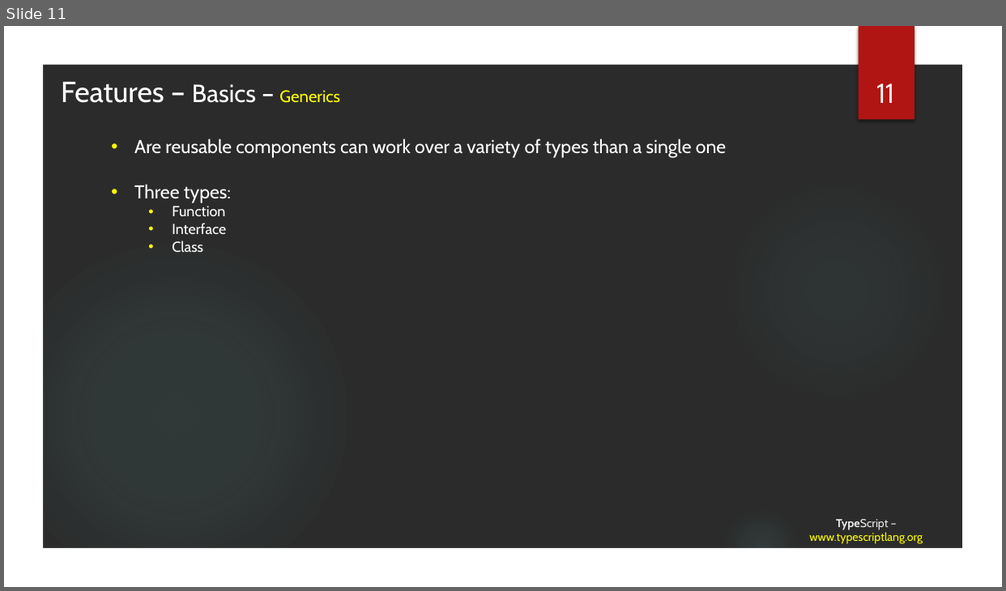
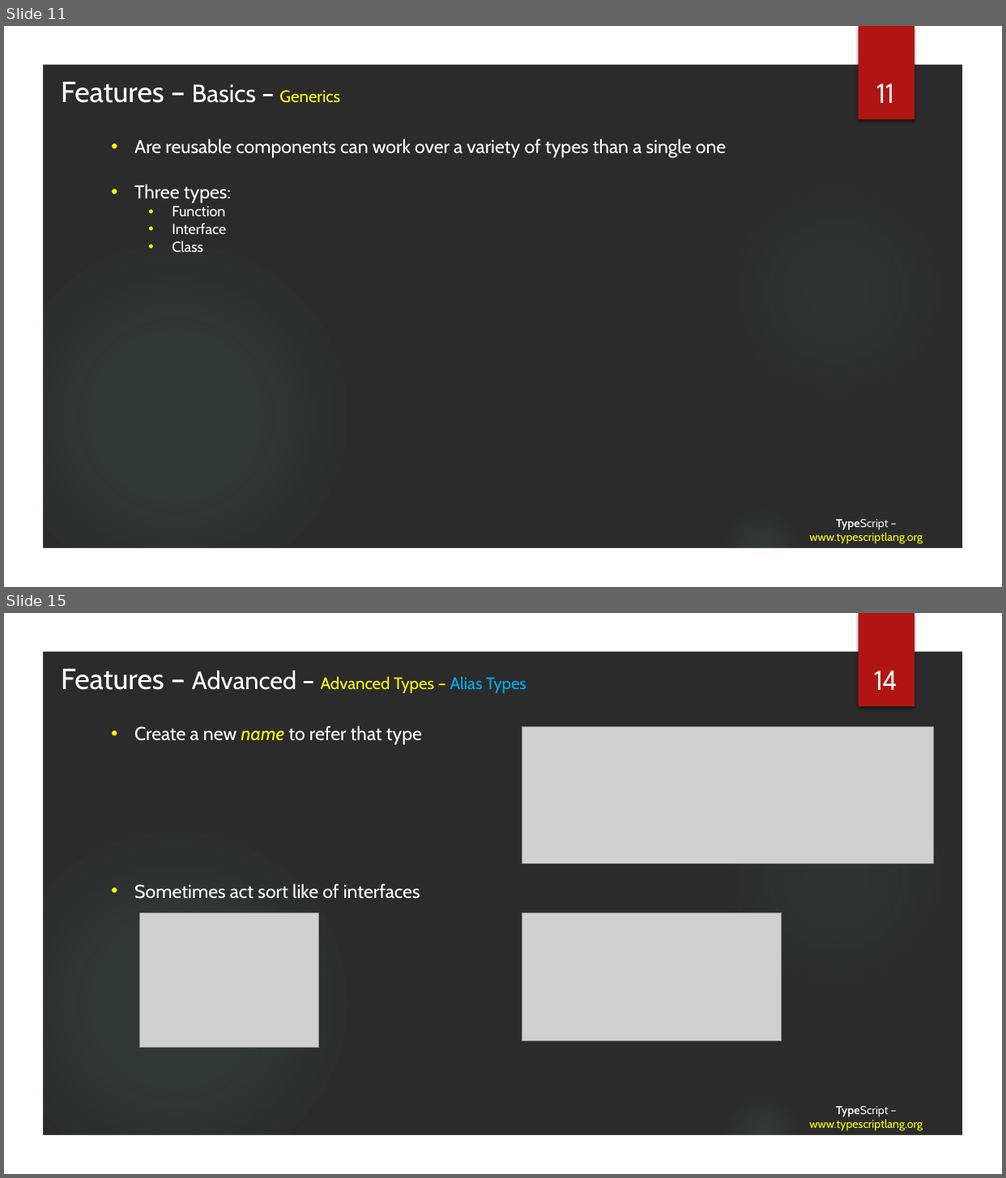
Before and after one commit to tainhx/SSFE, a slide deck: TypeScript.pptx. Shown one above the other, each under a label of ours: slide 11 before the commit, slides 11 and 15 after it; the slides between them are not shown. The pictures are 1006x591 and 1006x1178 pixels, drawn with LibreOffice and Linux fonts; fonts in the diff are those of the drawing; grey boxes stand for pictures; background and template pictures are left out; a plain dark background stands for a picture behind light text. Boxes give left, top, right and bottom in pixels: in the first picture for what was removed or moved away, otherwise in the second. Text is boxed around its words. In the diff, an @@ line names an element or a change of style, - is before the commit and + after.

```diff
--- a/TypeScript.pptx
+++ b/TypeScript.pptx
@@ slide 15 added at (x1=4, y1=613, x2=1002, y2=1174), background picture (left out); not listed: 5 template elements that a slide beside it also shows @@
@@ text added at (x1=61, y1=669, x2=526, y2=693), 16 pt, text #FFFFFF @@
+Features – Advanced – Advanced Types – Alias Types
@@ text added at (x1=874, y1=671, x2=897, y2=690), 28 pt, text #FFFFFF @@
+14
@@ text added at (x1=134, y1=726, x2=422, y2=899), 18 pt, text #FFFFFF @@
+• Create a new name to refer that type
+• Sometimes act sort like of interfaces
@@ picture added at (x1=522, y1=726, x2=933, y2=864) @@
@@ picture added at (x1=139, y1=914, x2=319, y2=1048) @@
@@ picture added at (x1=522, y1=914, x2=781, y2=1041) @@
@@ title added at (x1=809, y1=1106, x2=923, y2=1131), 11 pt, text #FFFF00 @@
+TypeScript – www.typescriptlang.org
```
Also in this commit, not shown: 5 slides changed, 11 other slides added, 17 other files.
